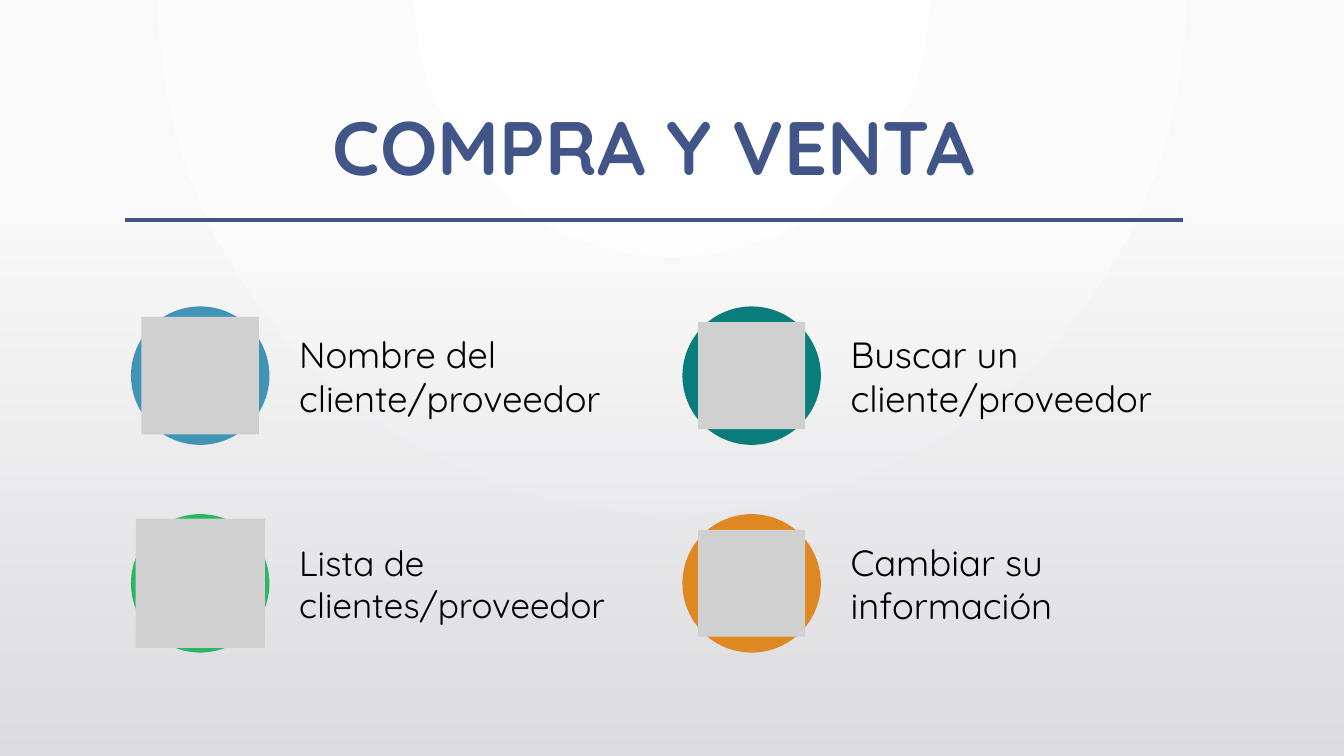
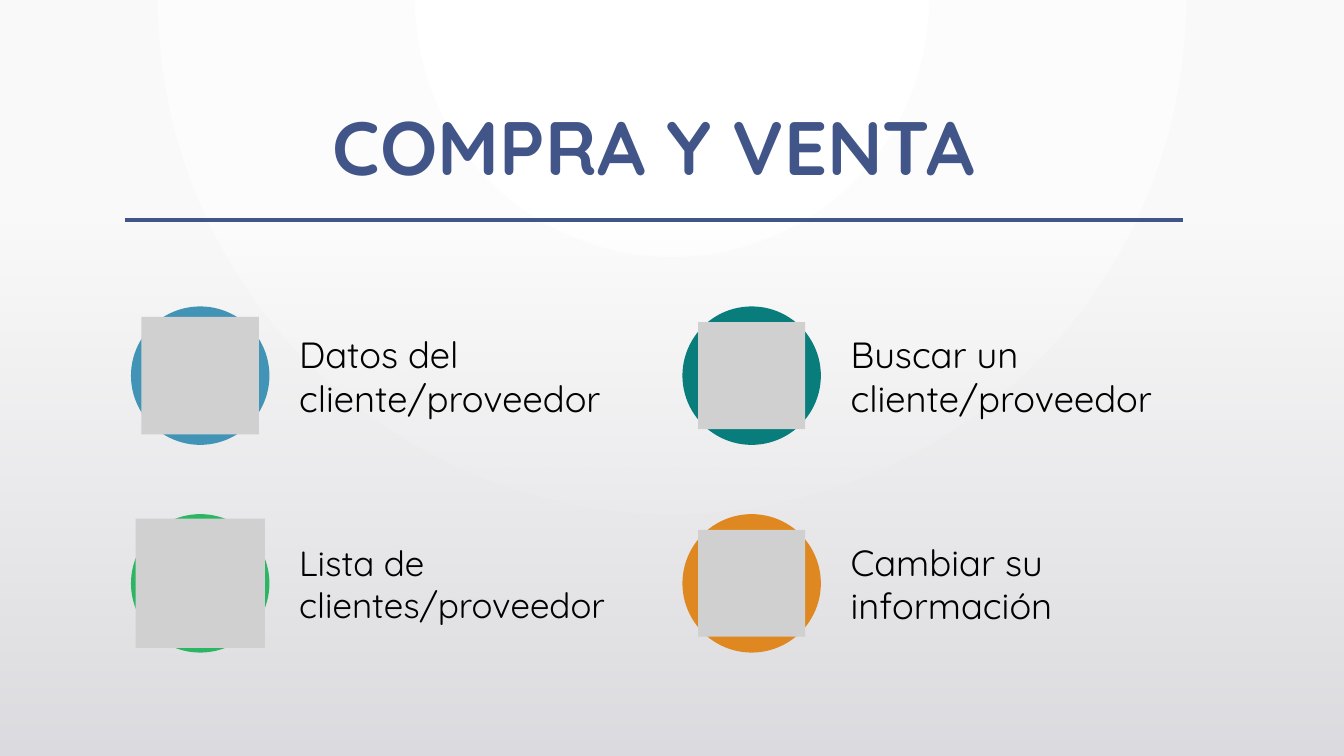
Before and after one commit to miriamyi01/Hospital-Warehouse, a slide deck: slide 9 of Proyecto Completo (EDAI)/Suministro Médico.pptx. Drawn at 1344x756 pixels with LibreOffice and Linux fonts; fonts in the diff are those of the drawing; grey boxes stand for pictures; background and template pictures are left out. Boxes give left, top, right and bottom in pixels: in the first picture for what was removed or moved away, otherwise in the second. Text is boxed around its words. In the diff, an @@ line names an element or a change of style, - is before the commit and + after.

```diff
--- a/Proyecto Completo (EDAI)/Suministro Médico.pptx
+++ b/Proyecto Completo (EDAI)/Suministro Médico.pptx
@@ text at bbox=[299, 341, 600, 420]: text changed @@
-Nombre del cliente/proveedor
+Datos del cliente/proveedor
```
Also in this commit, not shown: 1 slide added.
